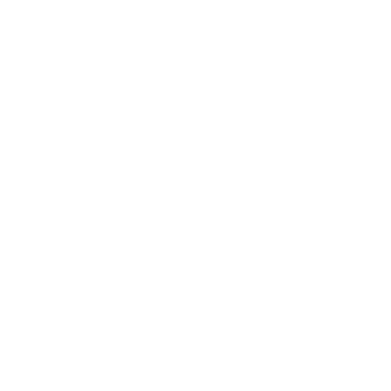
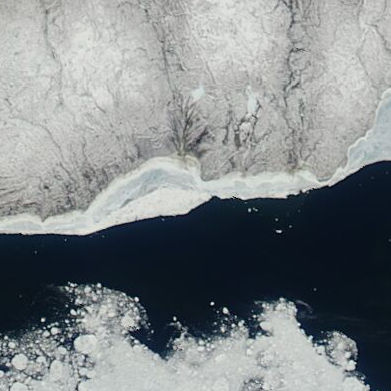
Layered file, before and after one edit (391 × 391). Changes by layer:
added layer "300_hudson_bay_100km_20050613.aqua.truecolor.250m" above "Background" over [0, 0, 391, 391]
